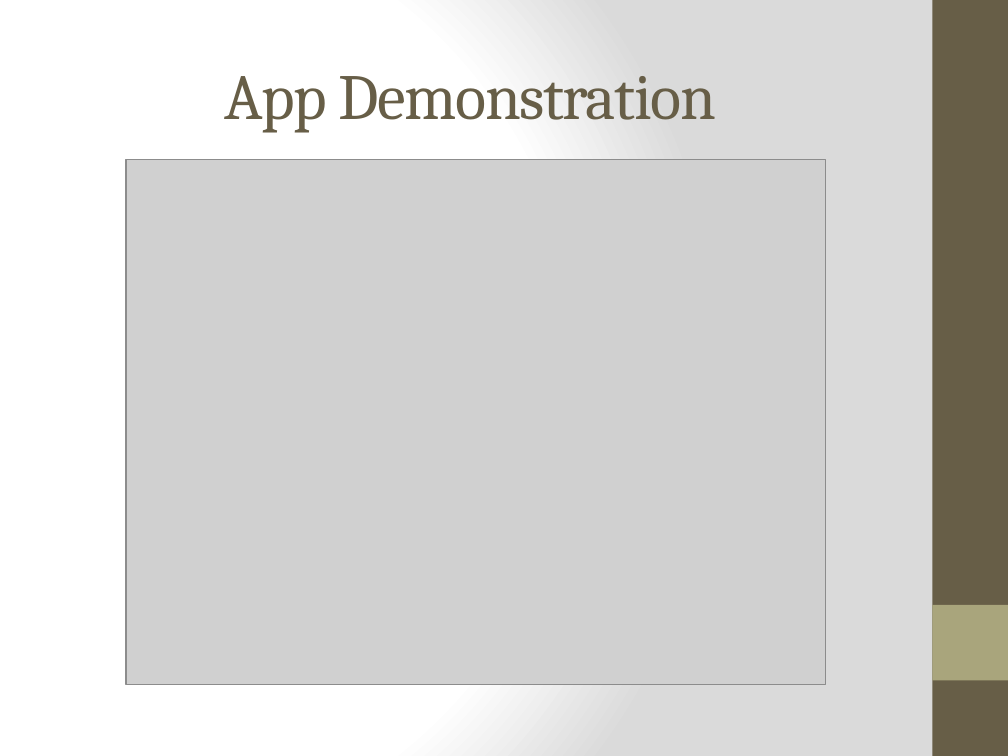
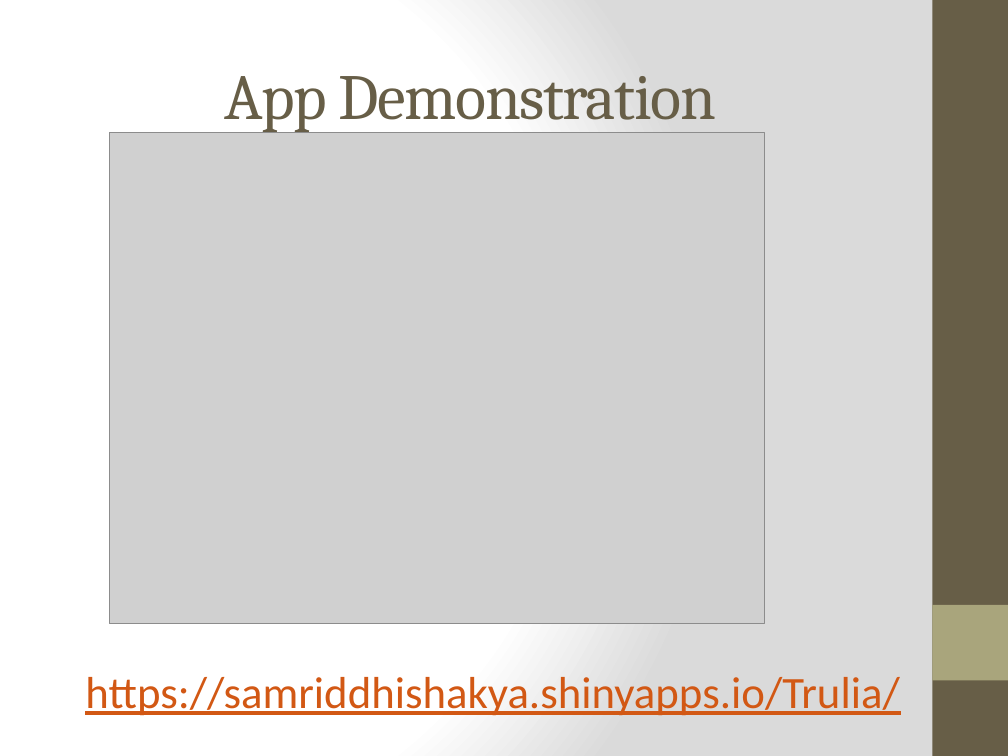
Before and after one commit to nycdatasci/bootcamp006_project, a slide deck: slide 14 of Project3-WebScraping/Samriddhi_Trulia/Trulia Scrapping.pptx (slide 15 before the commit). Drawn at 1008x756 pixels with LibreOffice and Linux fonts; fonts in the diff are those of the drawing; grey boxes stand for pictures. Boxes give left, top, right and bottom in pixels: in the first picture for what was removed or moved away, otherwise in the second. Text is boxed around its words. In the diff, an @@ line names an element or a change of style, - is before the commit and + after.

```diff
--- a/Project3-WebScraping/Samriddhi_Trulia/Trulia Scrapping.pptx
+++ b/Project3-WebScraping/Samriddhi_Trulia/Trulia Scrapping.pptx
@@ picture: place and size @@
-picture at [126, 159, 826, 684]
+picture at [109, 132, 764, 624]
@@ text added at [85, 677, 899, 716], 32 pt, text #D25814, underline @@
+https://samriddhishakya.shinyapps.io/Trulia/
```
Also in this commit, not shown: 3 other slides changed, 4 slides added, 5 slides removed, 5 other files.
